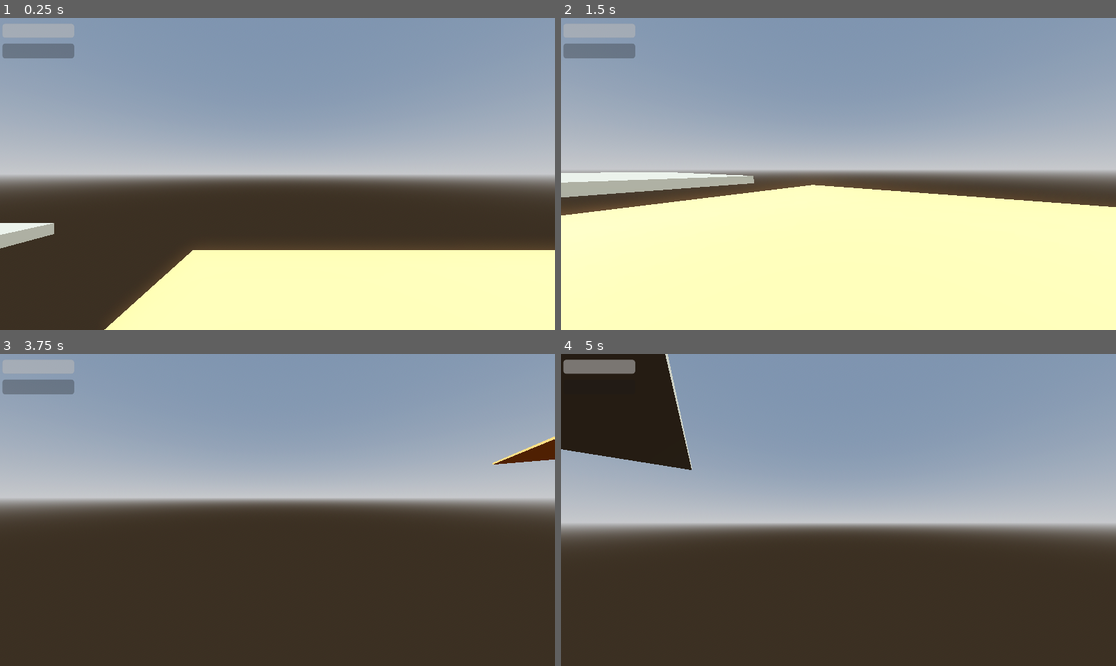
Above: before the commit, frames 1-4 (two rows, left to right).
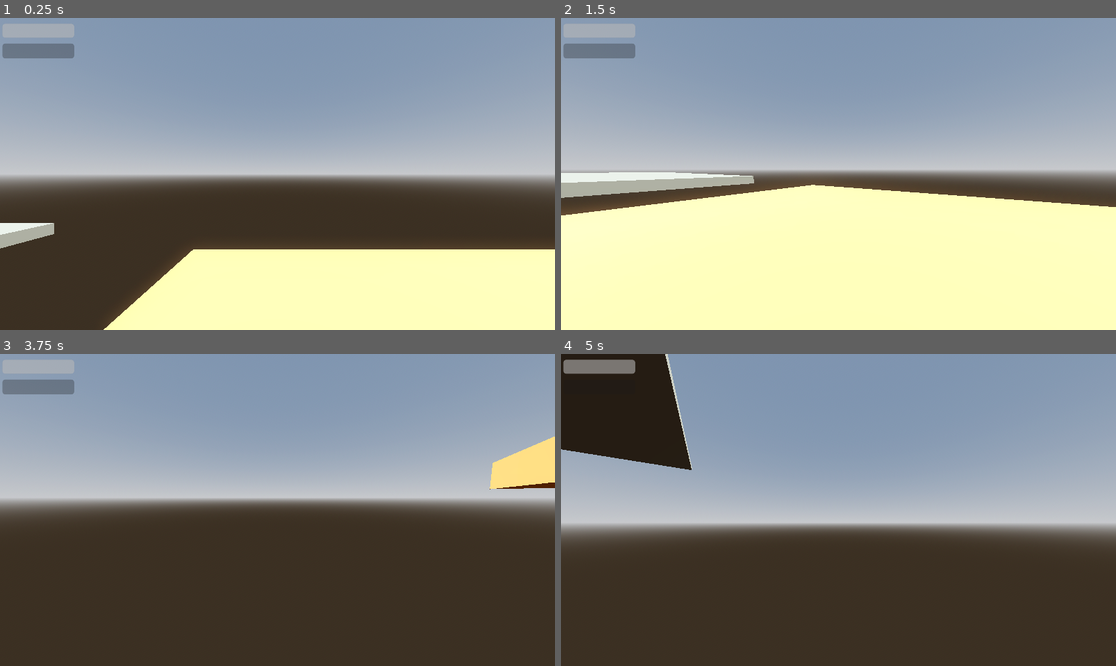
Above: after the commit, the same moments.

Repository: lungcollapser/record
Game: Godot game, scene res://scenes/world.tscn
Same seed, same stepped clock (60 frames per second), same inputs: the game is played once before the commit and once after it.
Inputs (mouse positions are in pixels of both pictures, inside the frame that each line leads up to):
- Up to frame 1 (0.25 s): no input
- Up to frame 2 (1.5 s): tap Enter (ui_accept) at 0.5, 0.77 s; move the mouse to (866, 174) at 0.52 s; press the mouse at (866, 174) at 0.53 s; hold W (forward) from 0.53 s (still down); move the mouse to (810, 174) at 1.27 s; release the mouse at (810, 174) at 1.28 s; tap Ctrl (crouch) at 1.35 s
- Up to frame 3 (3.75 s): keep holding W (forward); tap Enter (ui_accept) at 1.52, 3.02, 3.5 s; click (249, 510) at 1.55 s; move the mouse to (288, 503) at 2.02 s; press the mouse at (288, 503) at 2.03 s; move the mouse to (271, 516) at 2.77 s; release the mouse at (271, 516) at 2.78 s; tap E (interact) at 2.85 s; click (271, 516) at 3.05 s; move the mouse to (316, 513) at 3.52 s; hold Shift (sprint) from 3.53 s (still down)
- Up to frame 4 (5 s): keep holding W (forward); tap Enter (ui_accept) at 3.77, 4.52 s; click (877, 513) at 3.8 s; move the mouse to (794, 506) at 4.27 s; release Shift (sprint) at 4.28 s; tap Alt (walk) at 4.35 s; click (794, 506) at 4.55 s

The runs differ from the first frame. In frame 1, 0.2% of the frame differs, in the area x 18-100%, y 74-100%; in frame 2, less than 0.1%; in frame 3, 1.3%, in the area x 88-100%, y 27-44%; in frame 4, less than 0.1%.

Commit message:
i gave a myself a hernia

Diff:
--- a/scenes/dead_body_parts.tscn
+++ b/scenes/dead_body_parts.tscn
@@ -17,6 +17,7 @@
 [node name="deadbodyparts" type="Node3D"]
 
 [node name="LeftArmBody" type="RigidBody3D" parent="." groups=["Bussin"]]
+transform = Transform3D(1, 0, 0, 0, 1, 0, 0, 0, 1, -0.693915, 0, -0.598135)
 
 [node name="LeftArmShape" type="CollisionShape3D" parent="LeftArmBody"]
 transform = Transform3D(0.5, 0, 0, 0, -2.18557e-08, -0.5, 0, 0.5, -2.18557e-08, 1.35549, 0, 0)
@@ -29,6 +30,7 @@
 surface_material_override/0 = SubResource("StandardMaterial3D_47c4c")
 
 [node name="LeftLegBody" type="RigidBody3D" parent="." groups=["Bussin"]]
+transform = Transform3D(0.891007, 0, -0.453991, 0, 1, 0, 0.453991, 0, 0.891007, -0.0571295, -0.0125533, 1.01119)
 
 [node name="LeftLeg" type="MeshInstance3D" parent="LeftLegBody"]
 transform = Transform3D(0.35, 0, 0, 0, -1.5299e-08, -0.35, 0, 0.35, -1.5299e-08, 0.656511, 0, 0)
@@ -41,6 +43,7 @@
 shape = SubResource("ConvexPolygonShape3D_ekr8q")
 
 [node name="RightArmBody" type="RigidBody3D" parent="." groups=["Bussin"]]
+transform = Transform3D(0.0540788, 0, -0.998537, 0, 1, 0, 0.998537, 0, 0.0540788, 1.57664, 0, -0.55579)
 
 [node name="RightArm" type="MeshInstance3D" parent="RightArmBody"]
 transform = Transform3D(0.35, 0, 0, 0, -1.5299e-08, -0.35, 0, 0.35, -1.5299e-08, 0, 0, 0)
@@ -51,3 +54,28 @@
 [node name="RightArmShape" type="CollisionShape3D" parent="RightArmBody"]
 transform = Transform3D(0.5, 0, 0, 0, -2.18557e-08, -0.5, 0, 0.5, -2.18557e-08, 0, 0, 0)
 shape = SubResource("ConvexPolygonShape3D_m5cmy")
+
+[node name="RightLegBody" type="RigidBody3D" parent="." groups=["Bussin"]]
+transform = Transform3D(-0.726575, 0, 0.687088, 0, 1, 0, -0.687088, 0, -0.726575, -0.582222, 0, 0.559184)
+
+[node name="RightLeg" type="MeshInstance3D" parent="RightLegBody"]
+transform = Transform3D(0.35, 0, 0, 0, -1.5299e-08, -0.35, 0, 0.35, -1.5299e-08, 0, 0, 0)
+mesh = SubResource("CapsuleMesh_y8qqu")
+skeleton = NodePath("../..")
+surface_material_override/0 = SubResource("StandardMaterial3D_47c4c")
+
+[node name="RightLegShape" type="CollisionShape3D" parent="RightLegBody"]
+transform = Transform3D(0.5, 0, 0, 0, -2.18557e-08, -0.5, 0, 0.5, -2.18557e-08, 0, 0, 0)
+shape = SubResource("ConvexPolygonShape3D_m5cmy")
+
+[node name="HeadBody" type="RigidBody3D" parent="." groups=["Bussin"]]
+transform = Transform3D(0.79653, 0, 0.604599, 0, 1, 0, -0.604599, 0, 0.79653, -1.16444, 0, -1.02716)
+
+[node name="Head" type="MeshInstance3D" parent="HeadBody"]
+transform = Transform3D(0.35, 0, 0, 0, -1.5299e-08, -0.35, 0, 0.35, -1.5299e-08, 0, 0, 0)
+mesh = SubResource("CapsuleMesh_y8qqu")
+surface_material_override/0 = SubResource("StandardMaterial3D_47c4c")
+
+[node name="HeadShape" type="CollisionShape3D" parent="HeadBody"]
+transform = Transform3D(0.5, 0, 0, 0, -2.18557e-08, -0.5, 0, 0.5, -2.18557e-08, 0, 0, 0)
+shape = SubResource("ConvexPolygonShape3D_m5cmy")
--- a/scenes/world.tscn
+++ b/scenes/world.tscn
@@ -40,10 +40,10 @@
 directional_shadow_split_1 = 0.0
 
 [node name="CSGBox3D" type="CSGBox3D" parent="."]
-transform = Transform3D(1, 0, 0, 0, 1, 0, 0, 0, 1, 0, 0.497213, 0)
+transform = Transform3D(1, 0, 0, 0, 1, 0, 0, 0, 1, 0, -0.354878, 0)
 material_override = SubResource("StandardMaterial3D_fiw5i")
 use_collision = true
-size = Vector3(22.68, 0.115, 23.76)
+size = Vector3(22.68, 1.865, 23.76)
 
 [node name="CSGBox3D2" type="CSGBox3D" parent="."]
 transform = Transform3D(0.999624, 0.0274275, -0.000553932, -0.0274331, 0.99942, -0.0201845, 0, 0.0201921, 0.999796, 5.07856, 1.74985, 6.78358)
--- a/scripts/dead_body.gd
+++ b/scripts/dead_body.gd
@@ -1,6 +1,6 @@
 extends RigidBody3D
 
-func _process(delta: float) -> void:
+func _process(_delta: float) -> void:
 	replace_body()
 
 func replace_body():
--- a/scripts/playerbody.gd
+++ b/scripts/playerbody.gd
@@ -52,7 +52,7 @@
 	if Input.is_action_just_pressed("dismember") and dismember_collider != null and dismember_collider.is_in_group("Dismember"):
 		get_parent().add_child(dead_body_parts)
 		dead_body_parts.global_position = hold.global_position
-		print("hellow")
+
 
 	if picked_up_object != null:
 		var a = picked_up_object.global_position
